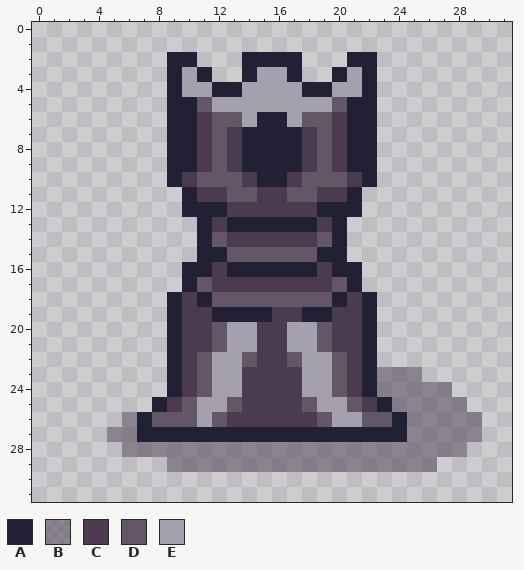
Edited in one commit: pixel-art file (Assets/_Project/Art/Sprites/Pieces/King.aseprite). The picture above was drawn from the file before the commit.
32x32 pixels, 1 frame.
Palette (. is transparent): A #222034  B #4a3b4f80  C #4a3b4f  D #635667  E #a4a0ad
The result:
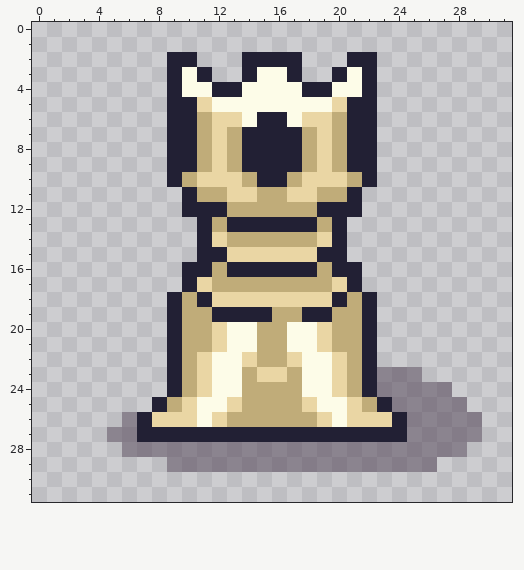
Difference:
layer "Black" now hidden
colour C: #4a3b4f -> #c0ac79
colour D: #635667 -> #ead6a4
colour E: #a4a0ad -> #fdfce8
y 23: x 15..16 CC -> DD
y 26: x 21 E -> D
Where, in picture pixels (left, top, right, bottom), the same in both pictures:
changed: (152, 67, 392, 427)
